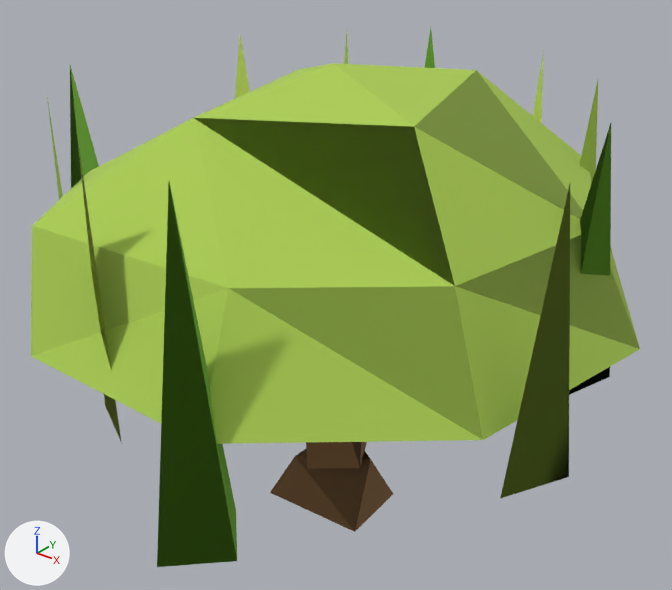
One commit to the glTF model game/assets/models/nature/tree_willow_3_lod1.glb: the scene before it, then after it.
Rendered twice from a camera (50 mm lens) standing at (4.98, -6.19, 6.08) and looking at (-0.02, 0.06, 2.2). Arrows for +X, +Y and +Z are at lower left; the lights stay in place. The older version comes first. Vertices at exactly the same position are counted once.

The first picture shows 'tree_willow_3_lod1'.
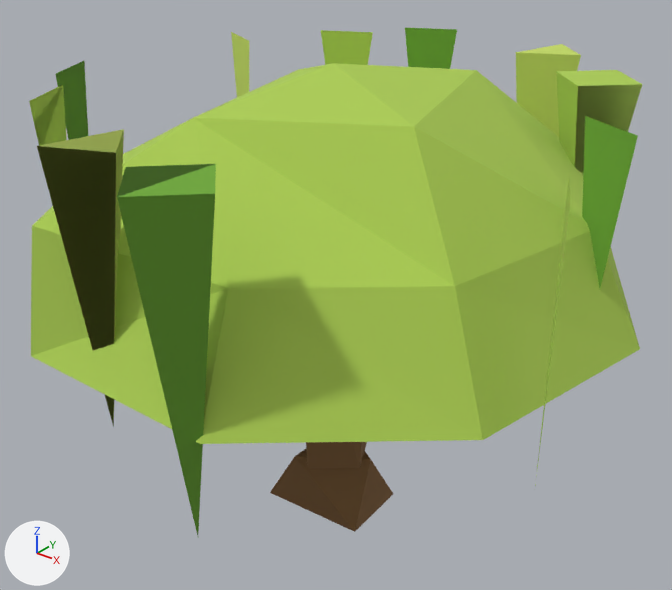
Boxes [x1, y1, x2, y2] around the edits, measured in the pictures (672 x 590 px):
'tree_willow_3_lod1', reshaped
    before: [31, 29, 640, 567]
    after: [29, 28, 642, 535]
part 1 of me_tree_willow_3_lod1, rebuilt (23% wider)
    before: [157, 183, 237, 567]
    after: [117, 164, 216, 535]
part 2 of me_tree_willow_3_lod1, rebuilt
    before: [235, 36, 250, 98]
    after: [231, 32, 249, 97]
part 3 of me_tree_willow_3_lod1, rebuilt (mostly hidden before)
    before: [424, 29, 435, 68]
    after: [405, 28, 457, 69]
part 4 of me_tree_willow_3_lod1, rebuilt
    before: [569, 123, 611, 395]
    after: [582, 116, 638, 288]
part 5 of me_tree_willow_3_lod1, rebuilt
    before: [70, 65, 99, 188]
    after: [55, 61, 88, 140]
part 6 of me_tree_willow_3_lod1, rebuilt
    before: [533, 50, 544, 122]
    after: [516, 44, 581, 137]
part 7 of me_tree_willow_3_lod1, rebuilt (96% wider)
    before: [78, 144, 122, 443]
    after: [37, 129, 124, 427]
part 8 of me_tree_willow_3_lod1, rebuilt
    before: [46, 90, 63, 200]
    after: [29, 85, 67, 206]
part 9 of me_tree_willow_3_lod1, rebuilt (49% narrower)
    before: [500, 185, 570, 498]
    after: [535, 178, 570, 485]
part 10 of me_tree_willow_3_lod1, rebuilt
    before: [344, 29, 348, 64]
    after: [321, 30, 373, 65]
part 11 of me_tree_willow_3_lod1, rebuilt
    before: [579, 81, 598, 181]
    after: [556, 70, 642, 173]

What changed in the scene script:
```text
Change me_tree_willow_3_lod1:
    used by ob_tree_willow_3_lod1; location = (0.0, 0.0, 0.0)
    remove me_tree_willow_3_lod1.from_pydata(...)  # 76 vertices, 83 faces; spans x -2.78..2.88, y -3.02..3.19, z -0.1..4.4
    add me_tree_willow_3_lod1.from_pydata(...)  # 76 vertices, 82 faces; spans x -2.78..2.88, y -3.02..2.92, z -0.1..4.4
    me_tree_willow_3_lod1 part 1: the loose piece of 5 vertices spanning x 0.43..1.22, y -3.02..-2.22, z 1.49..4.25 is rebuilt with 5 vertices and now spans x 0.43..1.22, y -3.02..-2.22, z 1.49..4.25
    me_tree_willow_3_lod1 part 2: the loose piece of 4 vertices spanning x -2.39..-1.8, y 0.94..1.53, z 2.0..4.25 is rebuilt with 3 vertices and now spans x -2.46..-1.94, y 1.0..1.27, z 1.99..4.22
    me_tree_willow_3_lod1 part 3: the loose piece of 4 vertices spanning x -1.05..-0.45, y 2.59..3.19, z 1.91..4.25 is rebuilt with 3 vertices and now spans x -1.11..-0.59, y 2.66..2.92, z 1.9..4.22
    me_tree_willow_3_lod1 part 4: the loose piece of 4 vertices spanning x 1.97..2.57, y -0.11..0.49, z 2.04..4.25 is rebuilt with 3 vertices and now spans x 2.11..2.63, y 0.16..0.42, z 2.04..4.22
    me_tree_willow_3_lod1 part 5: the loose piece of 4 vertices spanning x -2.76..-2.17, y -1.14..-0.55, z 2.11..4.25 is rebuilt with 3 vertices and now spans x -2.49..-2.23, y -1.21..-0.68, z 2.1..4.22
    me_tree_willow_3_lod1 part 6: the loose piece of 3 vertices spanning x 0.49..1.02, y 2.23..2.49, z 1.54..4.25 is rebuilt with 4 vertices and now spans x 0.56..1.15, y 2.16..2.76, z 1.51..4.25
    me_tree_willow_3_lod1 part 7: the loose piece of 3 vertices spanning x -0.52..0.01, y -2.59..-2.33, z 1.96..4.25 is rebuilt with 4 vertices and now spans x -0.45..0.14, y -2.66..-2.07, z 1.92..4.25
    me_tree_willow_3_lod1 part 8: the loose piece of 3 vertices spanning x -1.97..-1.44, y -1.81..-1.55, z 2.17..4.25 is rebuilt with 3 vertices and now spans x -1.83..-1.57, y -1.94..-1.42, z 2.13..4.22
    me_tree_willow_3_lod1 part 9: the loose piece of 3 vertices spanning x 2.61..2.88, y -1.41..-0.89, z 1.99..4.25 is rebuilt with 3 vertices and now spans x 2.61..2.88, y -1.41..-0.89, z 1.95..4.22
    me_tree_willow_3_lod1 part 10: the loose piece of 3 vertices spanning x -1.75..-1.23, y 1.95..2.21, z 2.16..4.25 is rebuilt with 3 vertices and now spans x -1.75..-1.23, y 1.95..2.21, z 2.12..4.22
    me_tree_willow_3_lod1 part 11: the loose piece of 3 vertices spanning x 1.56..1.82, y 1.3..1.83, z 1.81..4.25 is rebuilt with 5 vertices and now spans x 1.29..2.09, y 1.17..1.96, z 1.78..4.25
```
